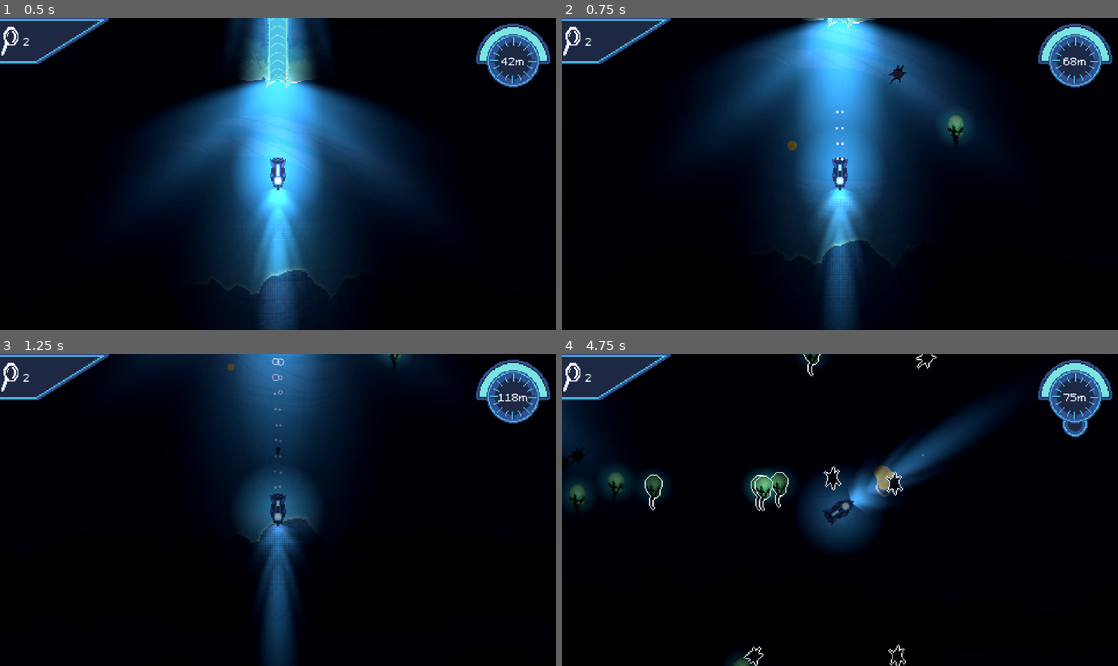
Above: before the commit, frames 1-4 (two rows, left to right).
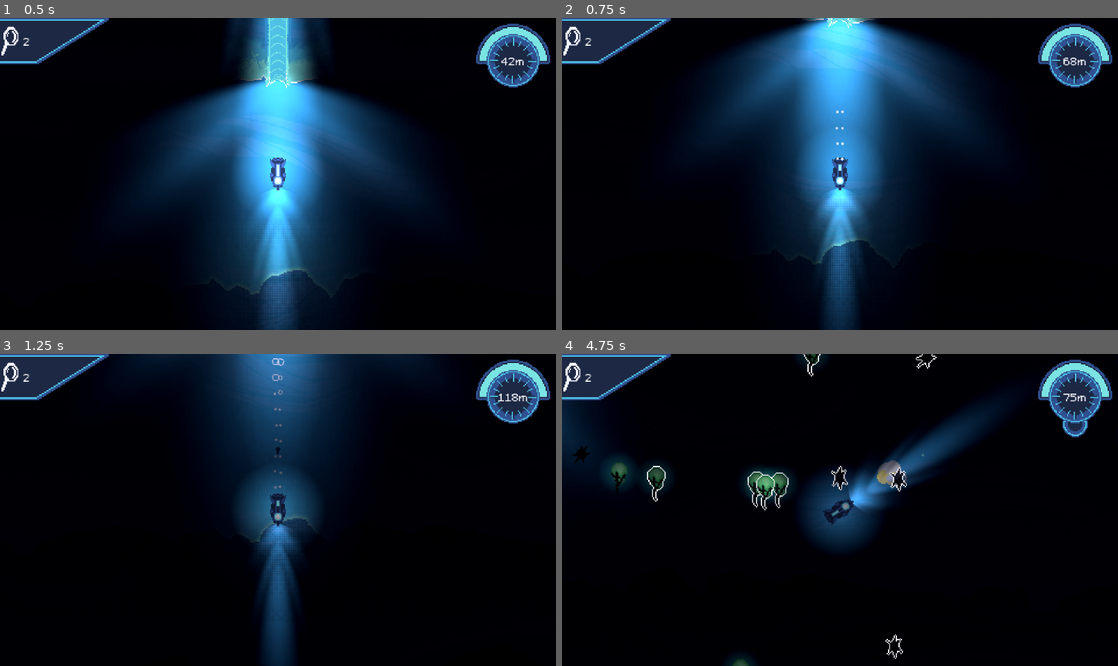
Above: after the commit, the same moments.

Repository: austingwatson/Depths
Game: Godot game, scene res://scenes/game.tscn
Two runs of this game, one before a commit and one after it. Both use one fixed random seed, a clock stepped at 60 frames per second and the inputs below. This scene is started directly instead of the project's main scene. Sound files missing from this copy of the repository are replaced by a short silence.
Inputs (mouse positions are in pixels of both pictures, inside the frame that each line leads up to):
- Up to frame 1 (0.5 s): no input
- Up to frame 2 (0.75 s): tap Enter at 0.5 s; move the mouse to (962, 158) at 0.52 s; hold Space (thrust) from 0.53 s (still down); tap Mouse wheel down (change_weapon_down) at 0.6 s; click (962, 158) at 0.67 s
- Up to frame 3 (1.25 s): keep holding Space (thrust)
- Up to frame 4 (4.75 s): move the mouse to (728, 525) at 1.27 s; release Space (thrust) at 1.28 s; tap Mouse wheel up (change_weapon_up) at 1.35 s; move the mouse to (895, 441) at 2.02 s; hold Right mouse button (rotate) 2.03-2.78 s; hold Space (thrust) 2.03-3.53 s; move the mouse to (812, 572) at 2.77 s; click (812, 572) at 2.85 s; move the mouse to (1006, 556) at 3.52 s; tap Shift (sonar) at 3.6 s; move the mouse to (673, 463) at 4.27 s; tap Mouse wheel down (change_weapon_down) at 4.35 s

Frame 1 is identical in both runs. In frame 2, 0.4% of the frame differs, in the area x 40-74%, y 14-43%; in frame 3, 0.1%; in frame 4, 2.1%, in the area x 0-68%, y 0-100%.

Commit message:
added fish anim

Diff:
--- a/scenes/entity/actor/hunter_fish.tscn
+++ b/scenes/entity/actor/hunter_fish.tscn
@@ -39,13 +39,27 @@
 "speed": 5.0
 }]
 
+[sub_resource type="AtlasTexture" id="AtlasTexture_fjt5v"]
+atlas = ExtResource("1_p6sfq")
+region = Rect2(0, 16, 32, 16)
+
+[sub_resource type="AtlasTexture" id="AtlasTexture_ymxha"]
+atlas = ExtResource("1_p6sfq")
+region = Rect2(0, 32, 32, 16)
+
 [sub_resource type="AtlasTexture" id="AtlasTexture_512ls"]
 atlas = ExtResource("1_p6sfq")
-region = Rect2(0, 16, 32, 16)
+region = Rect2(0, 48, 32, 16)
 
 [sub_resource type="SpriteFrames" id="SpriteFrames_sdfgv"]
 animations = [{
 "frames": [{
+"duration": 1.0,
+"texture": SubResource("AtlasTexture_fjt5v")
+}, {
+"duration": 1.0,
+"texture": SubResource("AtlasTexture_ymxha")
+}, {
 "duration": 1.0,
 "texture": SubResource("AtlasTexture_512ls")
 }],
--- a/scripts/game.gd
+++ b/scripts/game.gd
@@ -15,21 +15,21 @@
 	await get_tree().create_timer(0.5).timeout
 	player.initial_drop = false
 
-	var urchin := preload("res://scenes/entity/actor/urchin.tscn").instantiate()
-	urchin.global_position = Vector2(50, 50)
-	EntityManager.add_entity(urchin, true)
+	#var urchin := preload("res://scenes/entity/actor/urchin.tscn").instantiate()
+	#urchin.global_position = Vector2(50, 50)
+	#EntityManager.add_entity(urchin, true)
 
-	var floater := preload("res://scenes/entity/actor/floater.tscn").instantiate()
-	floater.global_position = Vector2(100, 100)
-	EntityManager.add_entity(floater, true)
+	#var floater := preload("res://scenes/entity/actor/floater.tscn").instantiate()
+	#floater.global_position = Vector2(100, 100)
+	#EntityManager.add_entity(floater, true)
 
 	#var hunter_fish := preload("res://scenes/entity/actor/hunter_fish.tscn").instantiate()
 	#hunter_fish.global_position = Vector2(-100, -100)
 	#EntityManager.add_entity(hunter_fish, true)
 
-	var research_pickup := preload("res://scenes/entity/drops/resource_pickup.tscn").instantiate()
-	research_pickup.global_position = Vector2(-50, 100)
-	EntityManager.add_entity(research_pickup, true)
+	#var research_pickup := preload("res://scenes/entity/drops/resource_pickup.tscn").instantiate()
+	#research_pickup.global_position = Vector2(-50, 100)
+	#EntityManager.add_entity(research_pickup, true)
 
 	GlobalSignals.player_moved.connect(on_player_moved)
 
Not shown: 1 places in scenes/entity/actor/hunter_fish.tscn that only renumber resources
